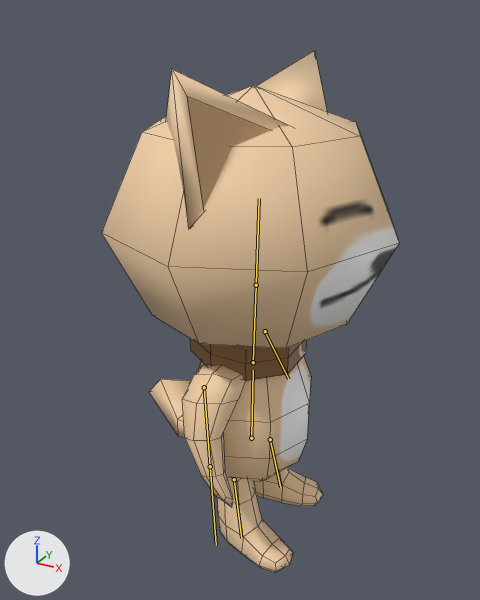
Renders of the FBX model Assets/Project/Runtime/Art/Characters/SM_Orange_Cat.fbx from each side of a commit.
One viewpoint serves both versions: a camera (50 mm lens) standing at (1.92, -3.84, 3.72) and looking at (-0.18, -0.02, 1.81). The axes (+X, +Y, +Z) are drawn at lower left. The lights are the same throughout. The older version comes first. The bones that change, and the others that lie on the model, are drawn over the model as lines. Mesh edges are drawn as thin lines.
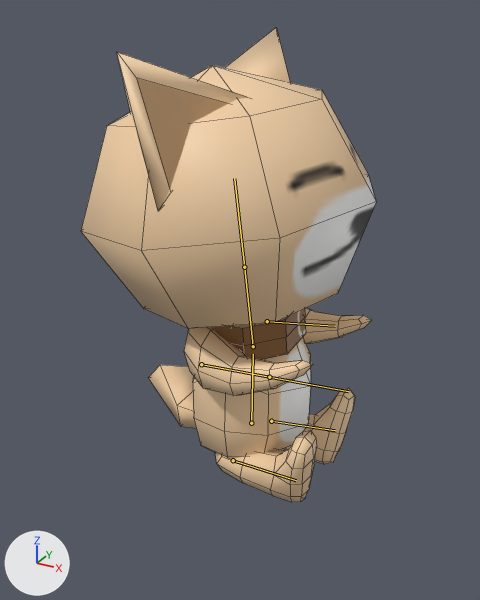
The newer file adds an action. The first version stands in its rest pose; the second is drawn at frame 6 of the action 'Armature|SitApplaude'.

Pixel boxes [x1, y1, x2, y2] of what changed, in the pictures (480 x 600 px):
'Cube.002', posed (9% shorter): before [101, 50, 399, 573]; after [81, 28, 376, 502]
'Cube.003', posed: before [190, 339, 307, 381]; after [209, 309, 306, 360]
'Cube.004', posed: before [149, 379, 191, 437]; after [148, 365, 196, 428]
bone 'Bone', root to tip: before (251, 438) to (253, 370); after (251, 423) to (253, 354)
bone 'Bone.001', root to tip: before (253, 362) to (256, 285); after (253, 346) to (244, 267)
bone 'Bone.002', root to tip: before (204, 387) to (210, 466); after (201, 364) to (269, 377)
bone 'Bone.003', root to tip: before (265, 331) to (288, 379); after (267, 321) to (335, 326)
bone 'Bone.004', root to tip: before (234, 479) to (241, 538); after (233, 460) to (296, 480)
bone 'Bone.005', root to tip: before (270, 439) to (280, 487); after (271, 421) to (335, 430)

What the commit changed:
Bone 'Bone' (bone_bone) moves from (0.0, 0.0, 0.0) to (-0.002, 0.132, -0.004).
Bone 'Bone.001' (bone_bone_001) turns from (0, 0, 0) to (2, 0, 7) degrees about its own x, y and z.
Bone 'Bone.002' (bone_bone_002) moves from (0.0, 0.0, 0.0) to (-0.008, -0.041, -0.01).
Bone 'Bone.002' (bone_bone_002) turns from (0, 0, 0) to (-8, 11, -84) degrees about its own x, y and z.
Bone 'Bone.003' (bone_bone_003) moves from (0.0, 0.0, 0.0) to (0.009, 0.039, -0.015).
Bone 'Bone.003' (bone_bone_003) turns from (0, 0, 0) to (9, -21, -83) degrees about its own x, y and z.
Bone 'Bone.004' (bone_bone_004) moves from (0.0, 0.0, 0.0) to (-0.005, -0.035, -0.001).
Bone 'Bone.004' (bone_bone_004) turns from (0, 0, 0) to (-3, 3, -85) degrees about its own x, y and z.
Bone 'Bone.005' (bone_bone_005) moves from (0.0, 0.0, 0.0) to (0.017, -0.049, 0.008).
Bone 'Bone.005' (bone_bone_005) turns from (0, 0, 0) to (9, -9, -85) degrees about its own x, y and z.
